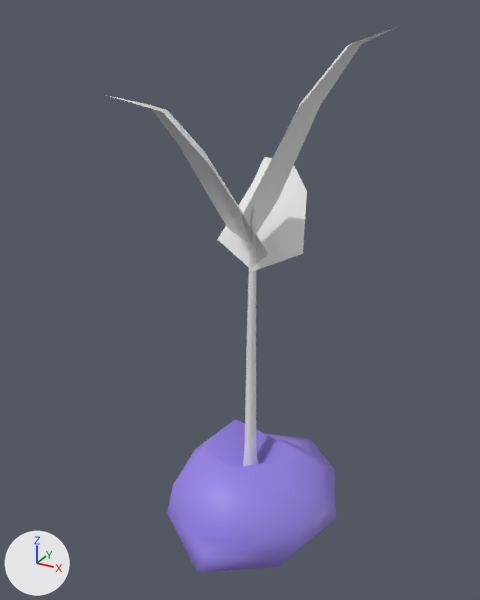
The glTF model models/whCycadSapling.glb as it was, and as the next commit left it.
Both versions are drawn from a 50 mm camera at (1.07, -2.03, 1.85) aimed at (-0.08, 0.06, 0.8). Arrows for +X, +Y and +Z are at lower left; the lights stay in place. The older version comes first. Vertices at exactly the same position are counted once.

Before the edit, the objects in view are built like this:
```python
mat_dirt = principled_material('dirt')
mat_dirt.base_color = (0.31, 0.226, 0.8)  # blue #9783e7
me_icosphere = bpy.data.meshes.new('Icosphere')
me_icosphere.from_pydata(...)  # 34 vertices, 64 faces; spans x -0.315..0.358, y -0.441..0.412, z -0.342..0.188
me_icosphere.materials.append(mat_dirt)  # blue #9783e7
me_plane_006 = bpy.data.meshes.new('Plane.006')
me_plane_006.from_pydata(...)  # 57 vertices, 77 faces; spans x -0.24..0.44, y -0.47..0.62, z -0.09..1.8
# faces by material slot: [41, 36]
me_plane_006.materials.append(mat_cycad_trunk)  # white #e7e7e7
me_plane_006.materials.append(mat_cycad_leaf)  # white #e7e7e7
ob_icosphere = bpy.data.objects.new('Icosphere', me_icosphere)
ob_icosphere.location = (0.0, 0.0, 0.0)
ob_leaf_base_004 = bpy.data.objects.new('leaf base.004', me_plane_006)
ob_leaf_base_004.location = (0.0, 0.0, 0.0)
```
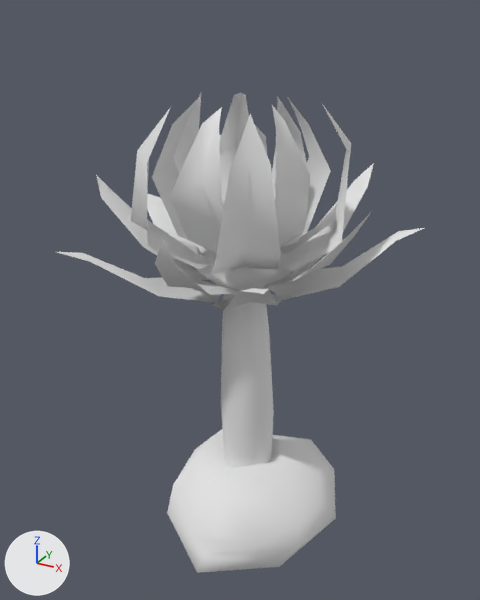
Commit message: cycad model updates

Changed parts and their boxes [x1, y1, x2, y2] in the pictures (480 x 600 px):
'Icosphere', recoloured, reshaped (blue to white, 116% wider, 211% taller): before [167, 419, 336, 573]; after [57, 92, 424, 573]
'leaf base.004', deleted: before [110, 26, 399, 466]
    faces in mat_cycad_leaf (white #e7e7e7): [110, 26, 399, 271]
    faces in mat_cycad_trunk (white #e7e7e7): [243, 206, 258, 466]
part 1 of me_icosphere, added: after [57, 92, 424, 468]

The change in detail:
Material 'dirt' (mat_dirt) changes colour from blue #9783e7 to white #e7e7e7; in linear values from (0.31, 0.226, 0.8) to (0.8, 0.8, 0.8).
me_icosphere is used by ob_icosphere; location (0.0, 0.0, 0.0).
me_icosphere had 34 vertices, 64 faces and spanned x -0.315..0.358, y -0.441..0.412, z -0.342..0.188.
me_icosphere now has 349 vertices, 432 faces and spans x -0.671..0.572, y -0.547..0.641, z -0.342..1.576.
me_icosphere part 1: 315 vertices added at x -0.671..0.572, y -0.547..0.641, z 0.07..1.576.
me_icosphere gains material mat_cycad_trunk (white #e7e7e7).
me_icosphere gains material mat_cycad_leaf (white #e7e7e7).
Object 'leaf base.004' (ob_leaf_base_004) is deleted.
